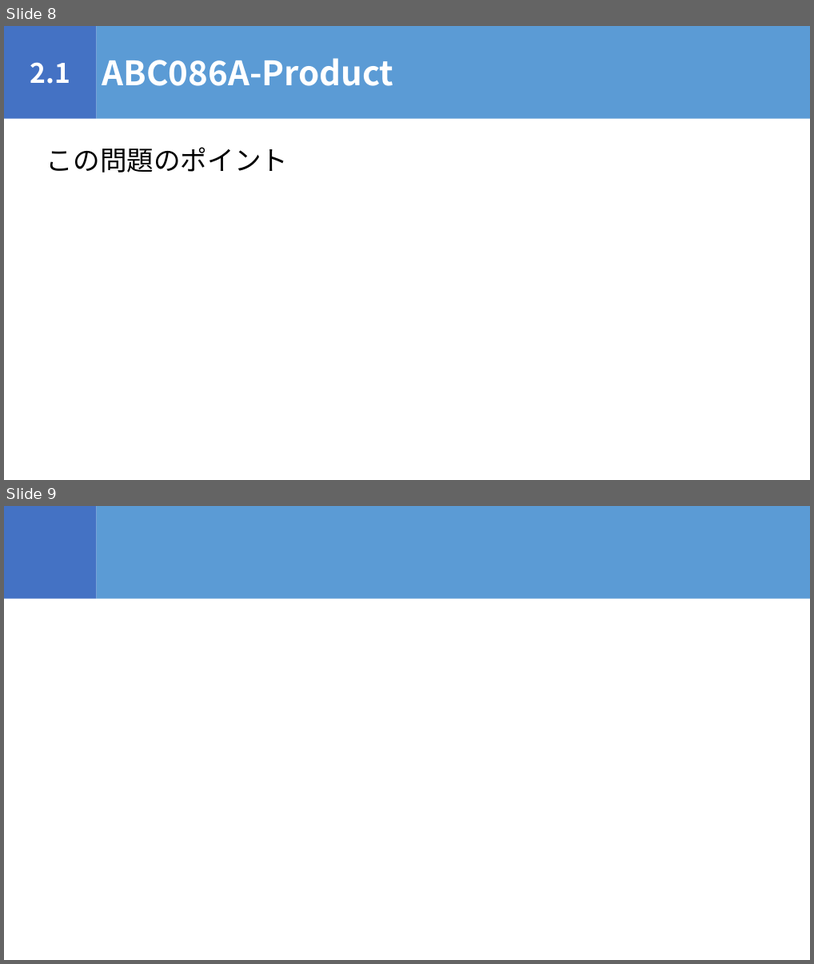
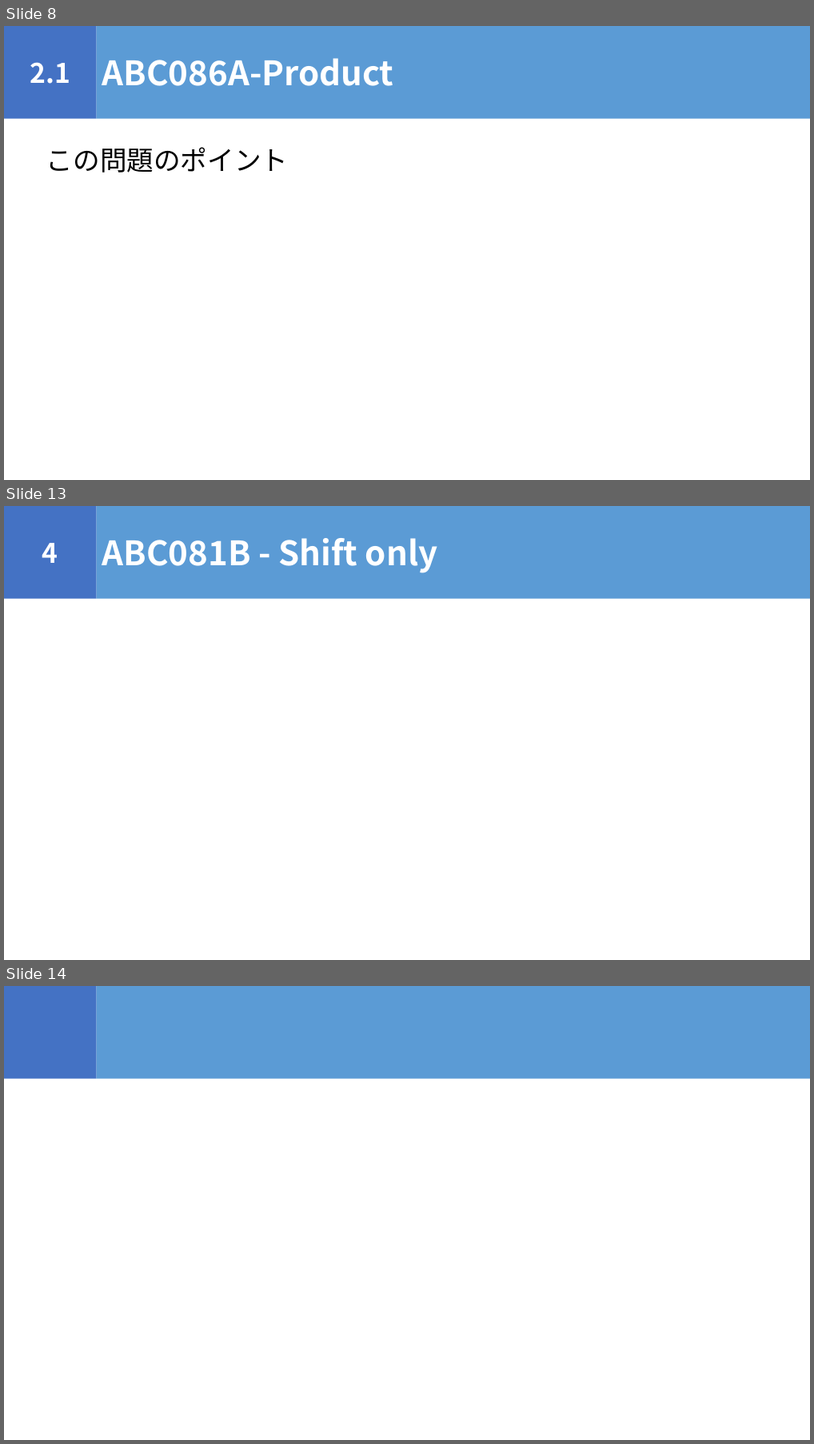
Before and after one commit to igeeeeee/triC_AtCoder_Beginners_Selection, a slide deck: ABS_勉強会.pptx. Shown one above the other, each under a label of ours: slides 8 and 9 before the commit, slides 8, 13 and 14 after it; the slides between them are not shown. The pictures are 814x964 and 814x1444 pixels, drawn with LibreOffice and Linux fonts; fonts in the diff are those of the drawing. Boxes give left, top, right and bottom in pixels: in the first picture for what was removed or moved away, otherwise in the second. Text is boxed around its words. In the diff, an @@ line names an element or a change of style, - is before the commit and + after.

```diff
--- a/ABS_勉強会.pptx
+++ b/ABS_勉強会.pptx
@@ slide 13 added at (x1=4, y1=506, x2=810, y2=960), background #FFFFFF @@
@@ rectangle added at (x1=4, y1=506, x2=97, y2=599), fill #4472C4, 32 pt, text #FFFFFF, bold @@
+4
@@ rectangle added at (x1=97, y1=506, x2=810, y2=599), fill #5B9BD5, 40 pt, text #FFFFFF, bold @@
+ABC081B - Shift only
@@ what was slide 9 is now slide 14 @@
```
Also in this commit, not shown: 4 other slides added, 3 other files.
